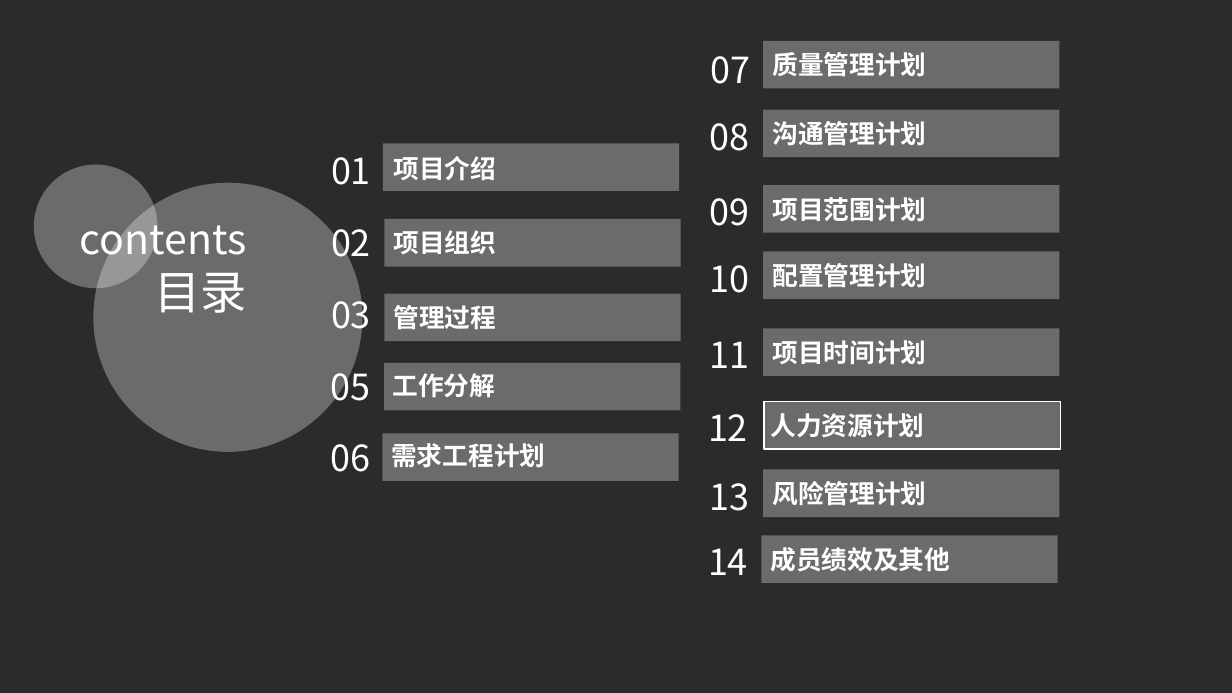
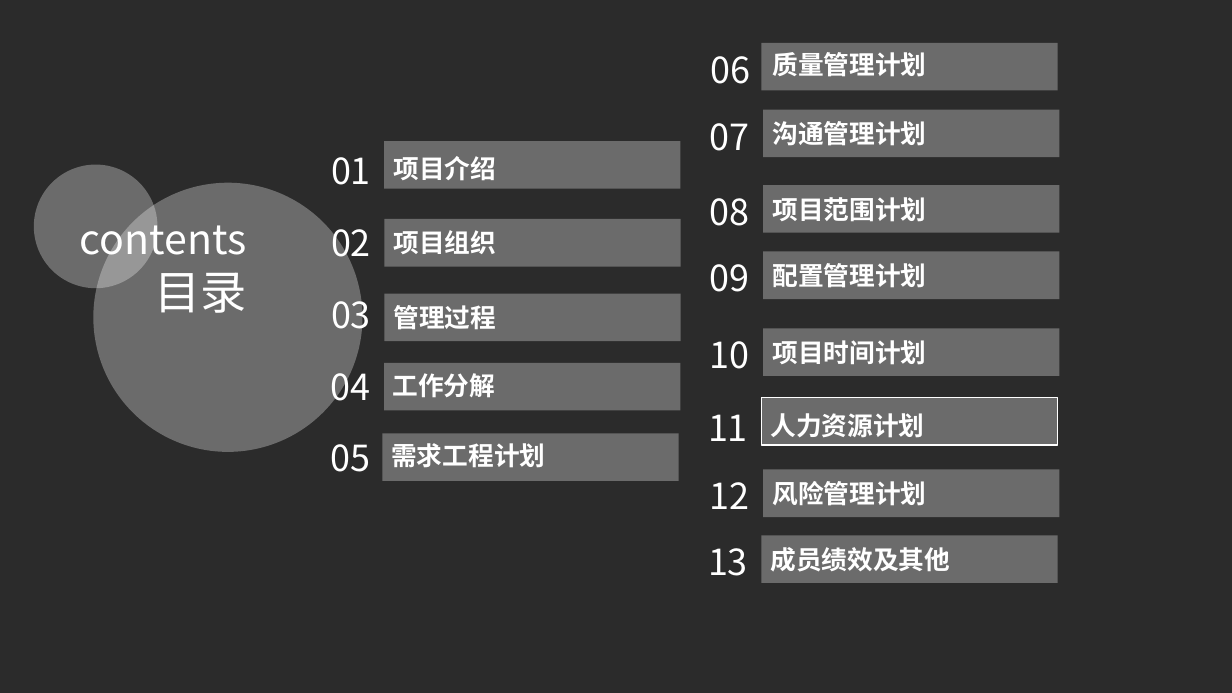
Before and after one commit to PRDG08/PRD2018, a slide deck: slide 47 of 受控文件/需求工程/ppt/PRD2018-G08-软件工程系列课程教学辅助网站-需求工程项目计划ppt1.0.pptx. Drawn at 1232x693 pixels with LibreOffice and Linux fonts; fonts in the diff are those of the drawing; background and template pictures are left out; a plain dark background stands for a picture behind light text. Boxes give left, top, right and bottom in pixels: in the first picture for what was removed or moved away, otherwise in the second. Text is boxed around its words. In the diff, an @@ line names an element or a change of style, - is before the commit and + after.

```diff
--- a/受控文件/需求工程/ppt/PRD2018-G08-软件工程系列课程教学辅助网站-需求工程项目计划ppt1.0.pptx
+++ b/受控文件/需求工程/ppt/PRD2018-G08-软件工程系列课程教学辅助网站-需求工程项目计划ppt1.0.pptx
@@ text "06": place and size @@
-text "06" at (331, 444, 371, 472)
+text "06" at (711, 56, 751, 84)
@@ rectangle: place and size @@
-rectangle at (383, 143, 679, 191)
+rectangle at (762, 43, 1058, 91)
@@ 3 texts: place and size @@
-3 texts at (710, 56, 751, 511)
+3 texts at (708, 123, 750, 576)
@@ rectangle: place and size @@
-rectangle at (763, 41, 1060, 89)
+rectangle at (384, 141, 681, 189)
@@ 3 texts: place and size @@
-3 texts at (710, 123, 750, 368)
+3 texts at (708, 198, 750, 441)
@@ text added at (331, 364, 371, 403), 28 pt, text #FFFFFF @@
+04
@@ rectangle: place and size @@
-rectangle at (764, 401, 1061, 449)
+rectangle at (762, 397, 1058, 445)
@@ text "05" rewrapped from (331, 364, 371, 403) to (331, 444, 371, 472) @@
@@ text "12": place and size @@
-text "12" at (708, 414, 748, 441)
+text "12" at (710, 482, 750, 509)
@@ text removed at (708, 548, 748, 575) @@
-14
```
Also in this commit, not shown: 12 other slides changed.
